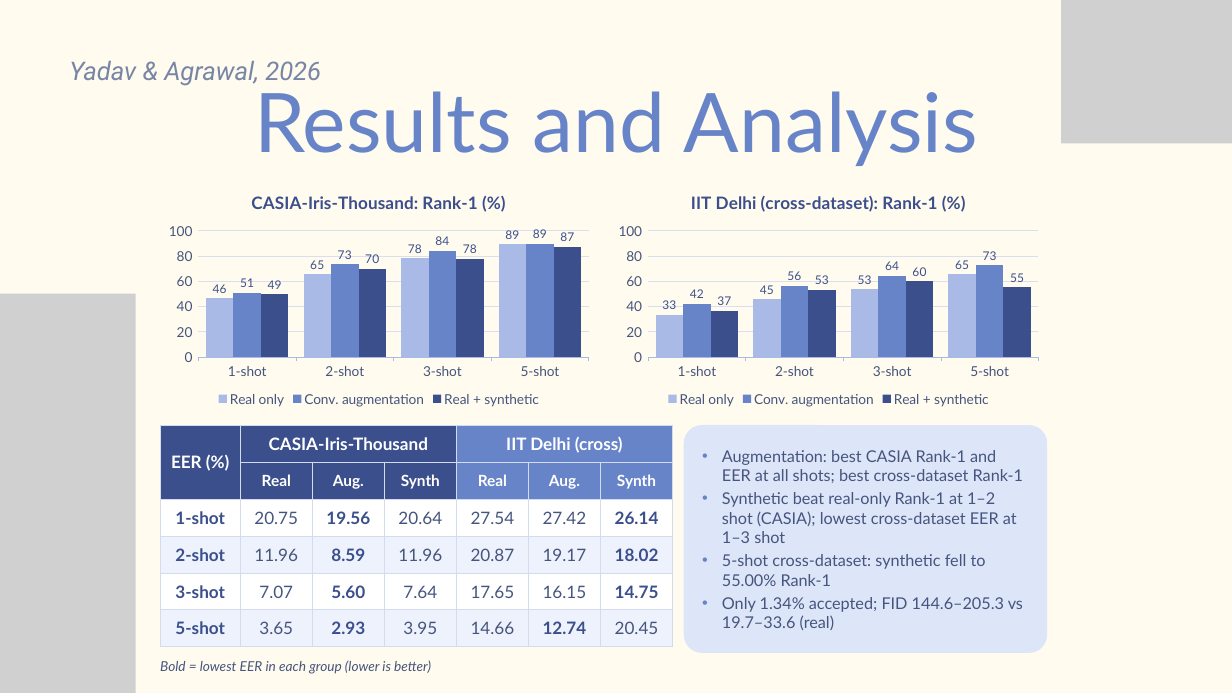
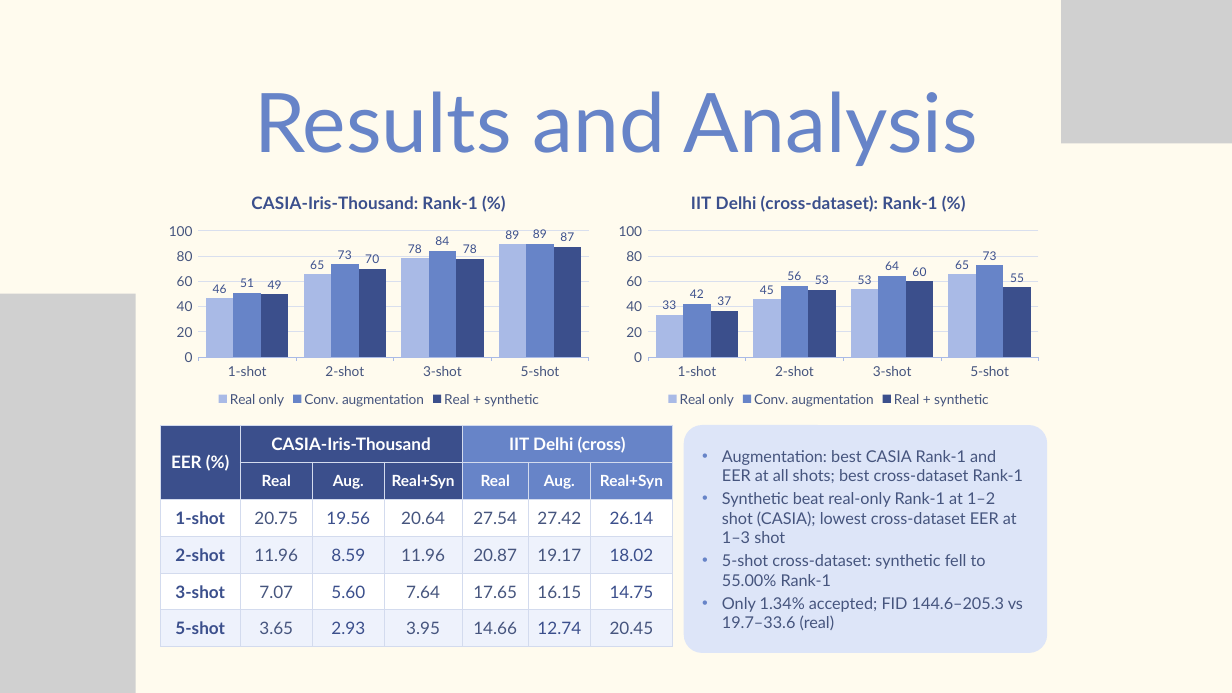
Before and after one commit to ashishya1206/Large-Scale-Aynthetic-Iris-Generation-For-Few-Shot-Generation, a slide deck: slide 8 of Docs/Group no. 24 Project Presentation.pptx. Drawn at 1232x693 pixels with LibreOffice and Linux fonts; fonts in the diff are those of the drawing; grey boxes stand for pictures. Boxes give left, top, right and bottom in pixels: in the first picture for what was removed or moved away, otherwise in the second. Text is boxed around its words. In the diff, an @@ line names an element or a change of style, - is before the commit and + after.

```diff
--- a/Docs/Group no. 24 Project Presentation.pptx
+++ b/Docs/Group no. 24 Project Presentation.pptx
@@ text removed at [69,61,321,86] @@
-Yadav & Agrawal, 2026
@@ table at [160,425,673,647] @@
-row 2, column 4: Synth
+row 2, column 4: Real+Syn
-row 2, column 7: Synth
+row 2, column 7: Real+Syn
@@ bold off in "19.56", "26.14", "8.59", "18.02" and 4 more places @@
@@ text removed at [160,660,431,674] @@
-Bold = lowest EER in each group (lower is better)
```
Also in this commit, not shown: 9 other slides changed, 1 other file.
